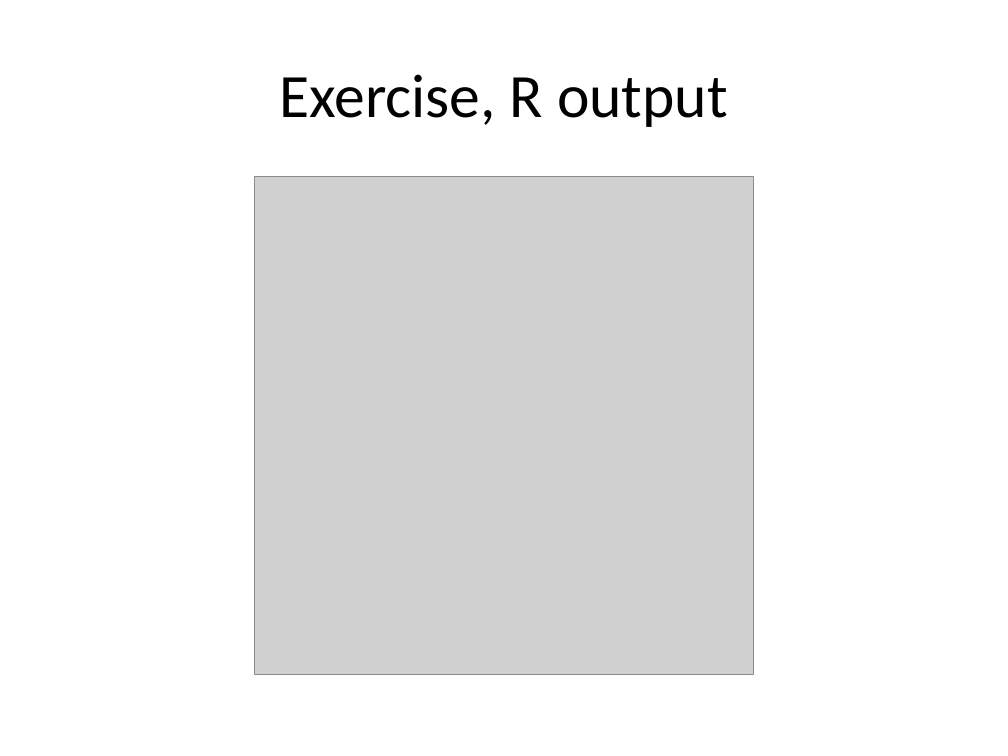
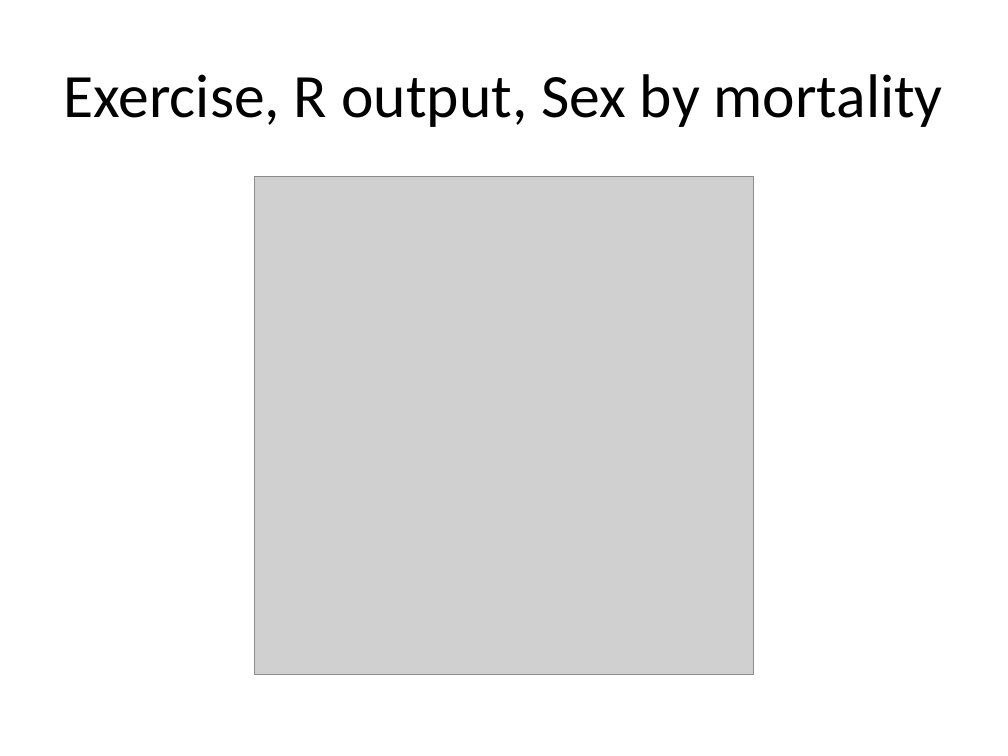
Before and after one commit to pmean/data-visualization, a slide deck: slide 8 of data-viz-02/component/exercise-mortality-by-sex.pptx. Drawn at 1008x756 pixels with LibreOffice and Linux fonts; fonts in the diff are those of the drawing; grey boxes stand for pictures. Boxes give left, top, right and bottom in pixels: in the first picture for what was removed or moved away, otherwise in the second. Text is boxed around its words. In the diff, an @@ line names an element or a change of style, - is before the commit and + after.

```diff
--- a/data-viz-02/component/exercise-mortality-by-sex.pptx
+++ b/data-viz-02/component/exercise-mortality-by-sex.pptx
@@ title at box(64, 74, 943, 127): text changed @@
-Exercise, R output
+Exercise, R output, Sex by mortality
```
Also in this commit, not shown: 6 other slides changed, 2 slides added, 2 slides removed, 18 other files.
